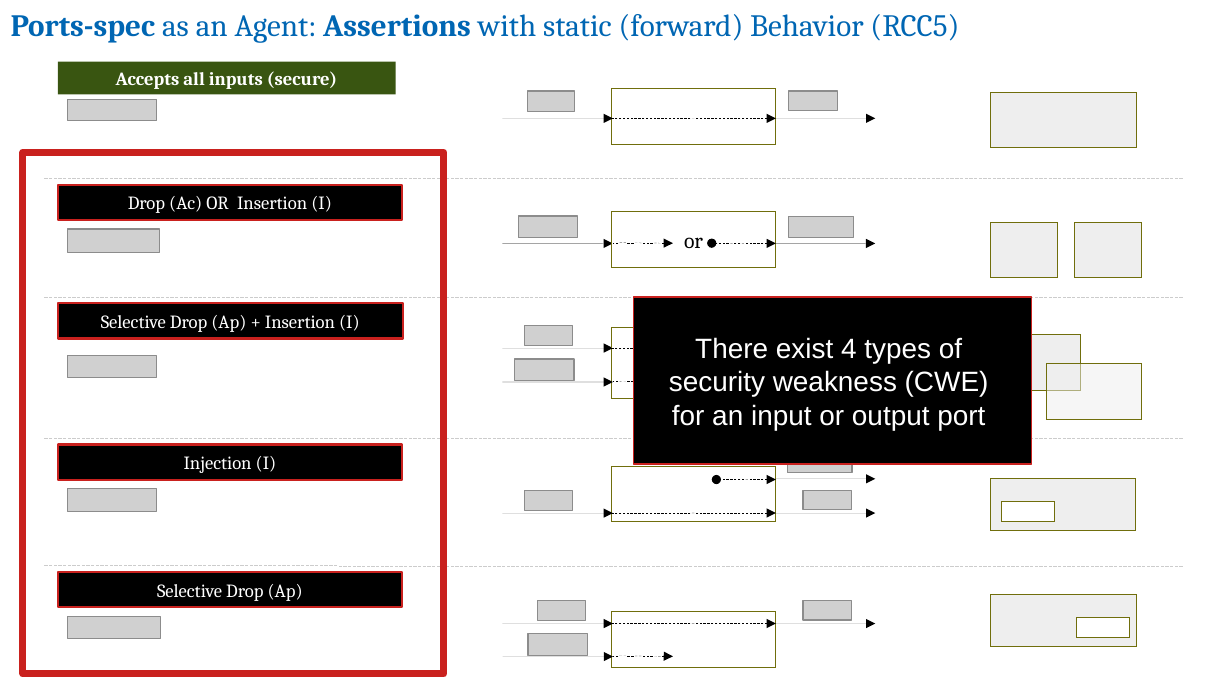
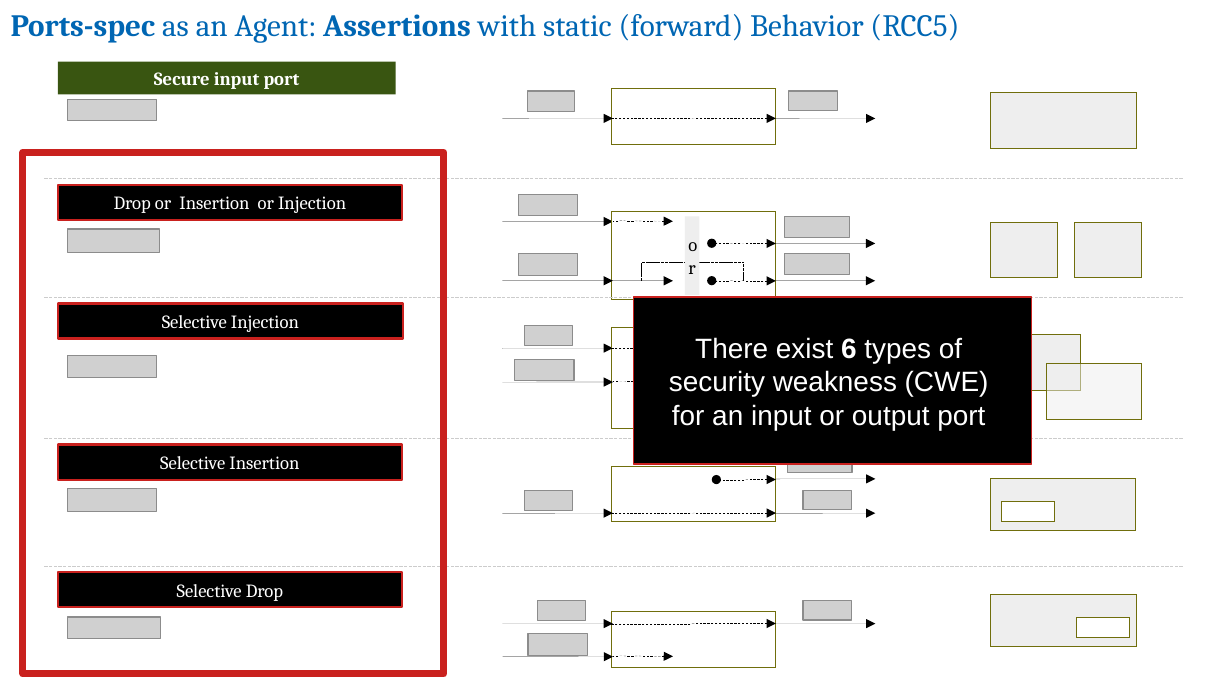
Before and after one commit to v-research/cybersecurity, a slide deck: slide 18 of images/v-research_tool-abf.odp. Drawn at 1232x693 pixels with LibreOffice and Linux fonts; fonts in the diff are those of the drawing; grey boxes stand for pictures; background and template pictures are left out. Boxes give left, top, right and bottom in pixels: in the first picture for what was removed or moved away, otherwise in the second. Text is boxed around its words. In the diff, an @@ line names an element or a change of style, - is before the commit and + after.

```diff
--- a/images/v-research_tool-abf.odp
+++ b/images/v-research_tool-abf.odp
@@ text in rectangle at (154,72,300,89): text changed @@
-Accepts all inputs (secure)
+Secure input port
@@ text in rectangle at (114,196,346,213): text changed @@
-Drop (Ac) OR Insertion (I)
+Drop or Insertion or Injection
@@ picture: place and size @@
-picture at (519,216,578,238)
+picture at (519,195,578,217)
@@ arrow moved from (613, 244) - (503, 244) to (613, 221) - (503, 221) @@
@@ rectangle added at (612,212,775,300), fill #FFFFFF, outline #706E0C 0 pt @@
@@ arrow moved from (673, 244) - (613, 243) to (673, 221) - (613, 221) @@
@@ rectangle "or": place and size @@
-rectangle "or" at (612,212,775,268)
+rectangle "or" at (685,217,700,295)
@@ rectangle "or" at (685,217,700,295): size 14 to 12 pt; alignment centre to left; fill #FFFFFF to #EEEEEE; outline #706E0C 0 pt to none @@
@@ picture: place and size @@
-picture at (789,216,854,237)
+picture at (785,216,850,237)
@@ picture added at (519,254,578,276) @@
@@ elbow line added from (642, 281) to (745, 281), #000000 0 pt @@
@@ picture added at (785,254,850,275) @@
@@ arrow added from (503, 281) to (613, 281), #000000 0 pt @@
@@ arrow added from (610, 281) to (673, 281), #000000 0 pt @@
@@ double arrow added from (776, 281) to (712, 281), #000000 0 pt @@
@@ arrow added from (776, 281) to (875, 281), #000000 0 pt @@
@@ text in rectangle at (162,315,299,332): text changed @@
-Selective Drop (Ap) + Insertion (I)
+Selective Injection
@@ rectangle: place and size @@
-rectangle at (613,328,776,399)
+rectangle at (613,328,776,428)
@@ text in rectangle at (695,337,962,363): text changed @@
-There exist 4 types of
+There exist 6 types of
@@ text in rectangle at (160,456,299,470): text changed @@
-Injection (I)
+Selective Insertion
@@ text in rectangle at (177,584,283,601): text changed @@
-Selective Drop (Ap)
+Selective Drop
```
Also in this commit, not shown: 3 other slides changed, 4 other files.
